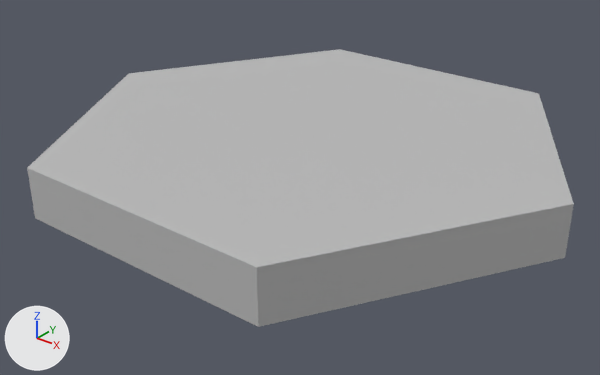
The FBX model ThievesOfAshenvale/Assets/Models/table.fbx, before and after one commit.
The view is the same before and after, from a 50 mm lens placed at (2.0, -2.57, 1.4), pointed at (0.03, -0.11, -0.12). Lighting does not change. The marker at lower left points along +X, +Y and +Z. Where no turn or scale is listed for an object, it has been applied to the vertices.
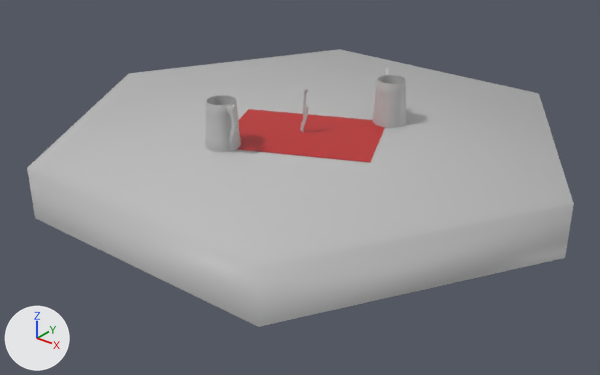
What the commit changed:
Material 'lambert2' (mat_lambert2) is new.
Its base color is (0.5, 0.0255, 0.0255) (red #bc2c2c).
me_mesh is used by ob_pcylinder2; location (0.0, 0.0, -0.107).
me_mesh had 13 vertices, 12 faces and spanned x -1.14..1.14, y -0.99..0.99, z 0.0..0.21.
me_mesh now has 765 vertices, 758 faces and spans x -1.14..1.14, y -0.99..0.99, z -0.21..0.21.
me_mesh part 1: 13 vertices removed from x -1.14..1.14, y -0.99..0.99, z 0.0..0.21; 765 vertices added at x -1.14..1.14, y -0.99..0.99, z -0.21..0.21.
me_mesh part 2: the surface is now shaded smooth.
me_mesh now uses material mat_lambert2 (red #bc2c2c).
Object 'pCylinder2' (ob_pcylinder2) moves from (0.0, 0.0, -0.107) to (0.0, 0.0, 0.101).

What differs and where, as boxes (x1, y1, x2, y2) in the pictures (600 x 375 px):
'pCylinder2', reshaped, moved
    both: (27, 49, 574, 327)
part 1 of me_mesh, built on
    both: (27, 49, 574, 327)
